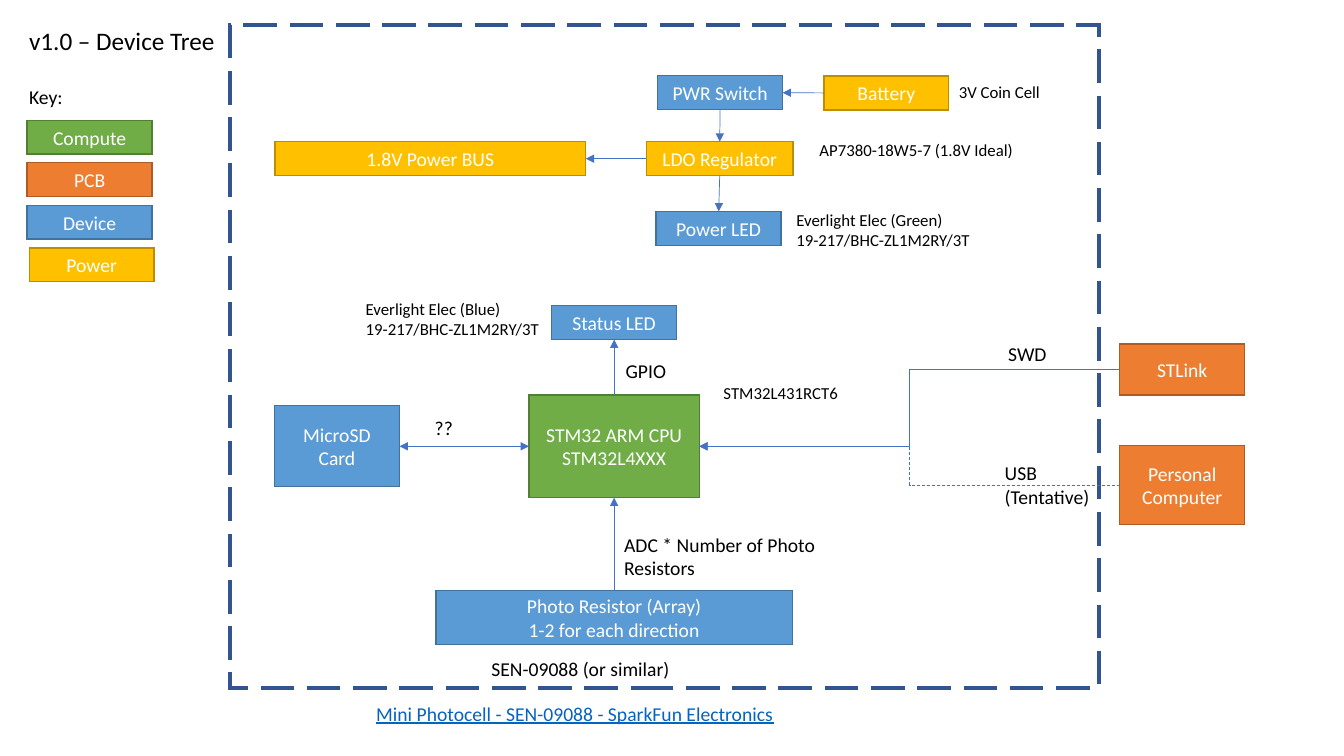
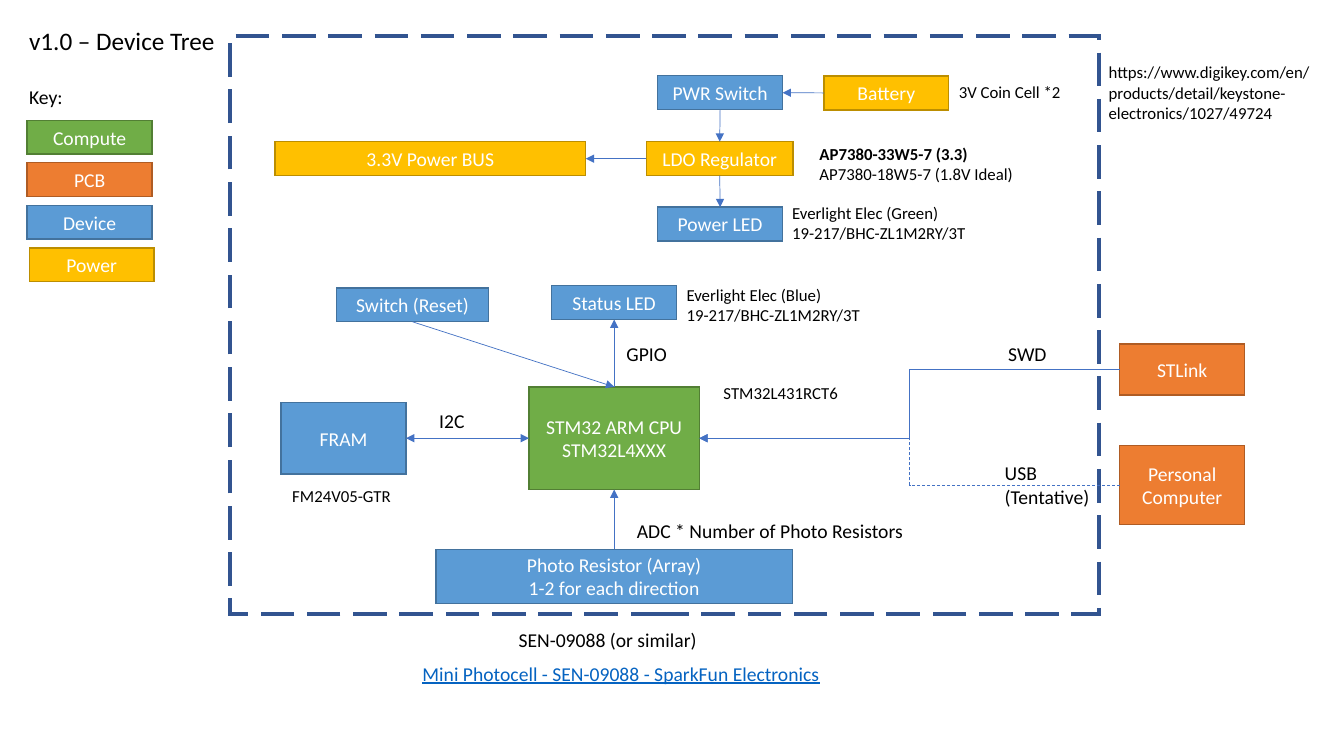
Before and after one commit to Silversmithe/groundhog-lite, a slide deck: slide 1 of design.pptx. Drawn at 1344x756 pixels with LibreOffice and Linux fonts; fonts in the diff are those of the drawing. Boxes give left, top, right and bottom in pixels: in the first picture for what was removed or moved away, otherwise in the second. Text is boxed around its words. In the diff, an @@ line names an element or a change of style, - is before the commit and + after.

Commit message:
Adding more information to device tree

```diff
--- a/design.pptx
+++ b/design.pptx
@@ rectangle: place and size @@
-rectangle at [230, 25, 1099, 689]
+rectangle at [230, 36, 1099, 614]
@@ text at [959, 86, 1061, 98]: text changed @@
-3V Coin Cell
+3V Coin Cell *2
@@ text added at [1109, 66, 1310, 120], 12 pt, text #000000 @@
+https://www.digikey.com/en/products/detail/keystone-electronics/1027/49724
@@ text at [819, 147, 968, 163]: paragraph added @@
+AP7380-33W5-7 (3.3)
@@ text in rectangle at [366, 153, 494, 166]: text changed @@
-1.8V Power BUS
+3.3V Power BUS
@@ arrow moved from (720, 175) - (719, 212) to (720, 175) - (720, 208) @@
@@ rectangle "Power LED": place and size @@
-rectangle "Power LED" at [656, 212, 781, 246]
+rectangle "Power LED" at [657, 208, 782, 242]
@@ text "Everlight Elec (Green)": place and size @@
-text "Everlight Elec (Green)" at [796, 214, 969, 247]
+text "Everlight Elec (Green)" at [792, 207, 965, 240]
@@ rectangle added at [337, 288, 489, 323], fill #5B9BD5, outline #43739E 1 pt, 14 pt, text #FFFFFF @@
+Switch (Reset)
@@ rectangle "Status LED": place and size @@
-rectangle "Status LED" at [552, 306, 677, 340]
+rectangle "Status LED" at [552, 285, 677, 320]
@@ text "Everlight Elec (Blue)": place and size @@
-text "Everlight Elec (Blue)" at [366, 303, 539, 336]
+text "Everlight Elec (Blue)" at [687, 289, 860, 322]
@@ arrow added from (412, 322) to (614, 387), #4472C4 0.5 pt @@
@@ arrow moved from (614, 395) - (614, 340) to (614, 387) - (614, 320) @@
@@ text "GPIO": place and size @@
-text "GPIO" at [626, 365, 666, 378]
+text "GPIO" at [626, 348, 666, 361]
@@ rectangle "STM32 ARM CPU": place and size @@
-rectangle "STM32 ARM CPU" at [529, 395, 700, 498]
+rectangle "STM32 ARM CPU" at [529, 387, 700, 490]
@@ elbow arrow moved from (1120, 370) - (700, 447) to (1120, 370) - (700, 439) @@
@@ rectangle "FRAM": place and size @@
-rectangle "FRAM" at [274, 406, 399, 487]
+rectangle "FRAM" at [281, 402, 406, 474]
@@ text at [439, 415, 464, 428]: text changed @@
-??
+I2C
@@ text in rectangle at [320, 433, 368, 446]: text changed @@
-MicroSD Card
+FRAM
@@ double arrow moved from (529, 447) - (399, 447) to (529, 439) - (406, 439) @@
@@ elbow arrow moved from (1120, 485) - (700, 447) to (1120, 485) - (700, 439) @@
@@ text added at [292, 491, 390, 502], 12 pt, text #000000 @@
+FM24V05-GTR
@@ arrow moved from (614, 591) - (614, 498) to (614, 549) - (614, 490) @@
@@ text "ADC * Number of Photo ..." rewrapped from [624, 538, 814, 575] to [637, 524, 903, 538] @@
@@ rectangle "Photo Resistor (Array)": place and size @@
-rectangle "Photo Resistor (Array)" at [436, 591, 792, 645]
+rectangle "Photo Resistor (Array)" at [436, 549, 792, 604]
@@ text "SEN-09088 (or similar)": place and size @@
-text "SEN-09088 (or similar)" at [491, 662, 669, 679]
+text "SEN-09088 (or similar)" at [519, 633, 696, 650]
@@ text "Mini Photocell - SEN-09088 - ...": place and size @@
-text "Mini Photocell - SEN-09088 - ..." at [376, 707, 772, 724]
+text "Mini Photocell - SEN-09088 - ..." at [422, 667, 819, 684]
```
